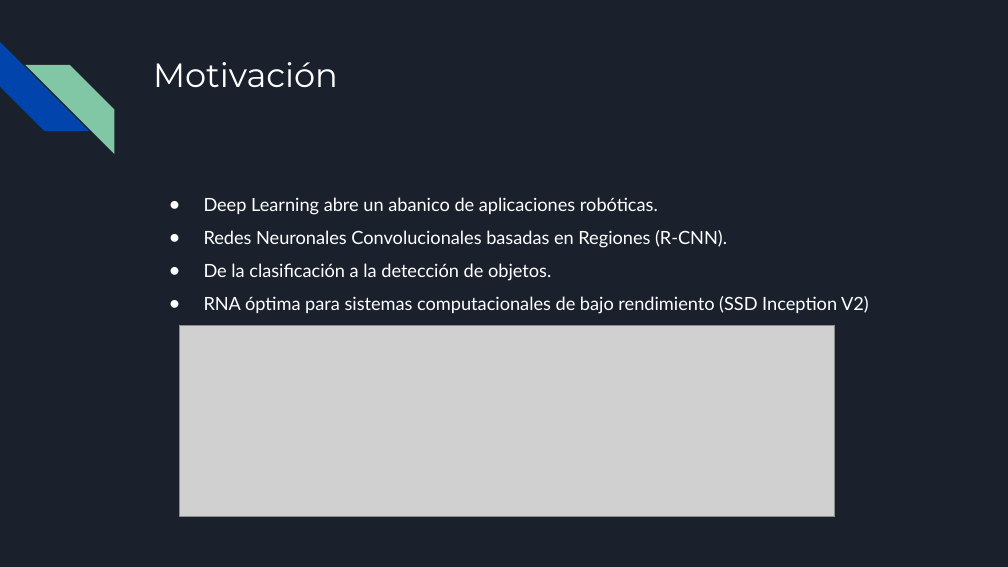
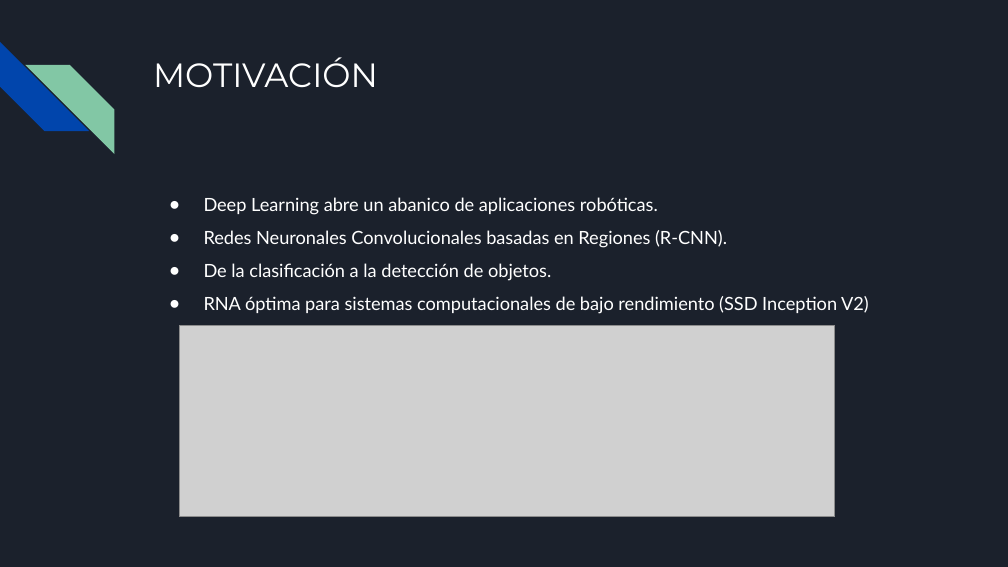
Before and after one commit to RoboticsLabURJC/2021-tfg-carlos-caminero, a slide deck: slide 4 of presentacion/presentacion.pptx. Drawn at 1008x567 pixels with LibreOffice and Linux fonts; fonts in the diff are those of the drawing; grey boxes stand for pictures. Boxes give left, top, right and bottom in pixels: in the first picture for what was removed or moved away, otherwise in the second. Text is boxed around its words. In the diff, an @@ line names an element or a change of style, - is before the commit and + after.

```diff
--- a/presentacion/presentacion.pptx
+++ b/presentacion/presentacion.pptx
@@ title at (x1=153, y1=57, x2=378, y2=88): text changed @@
-Motivación
+MOTIVACIÓN
```
Also in this commit, not shown: 8 other slides changed, 1 other file.
